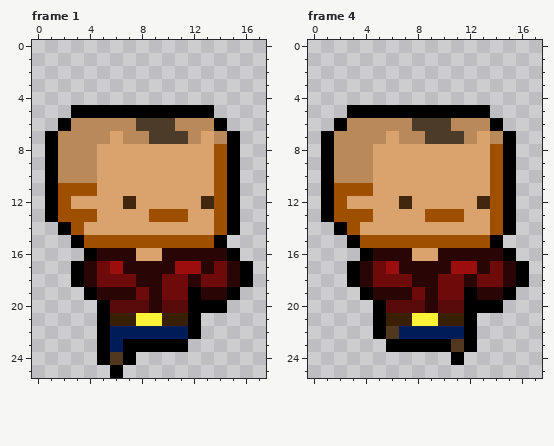
Edited in one commit: pixel-art file (project/assets/wip/player_skinhead_moving_1.ase). Above, as it was before the edit.
18x26 pixels, 6 frames. Shown: frame 1, frame 4. The commit also changed other frames, which this record leaves out.
After:
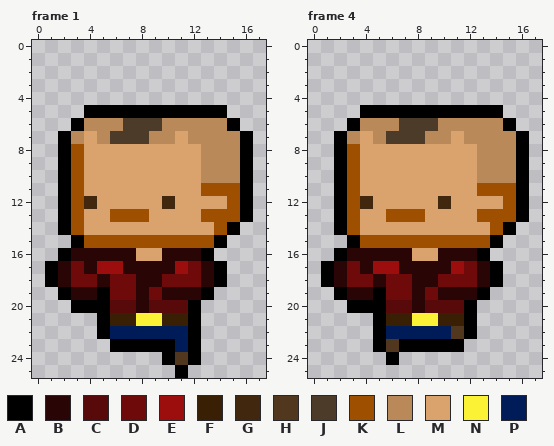
Palette (. is transparent): A #000000  B #2a0505  C #580909  D #6e0a0a  E #9c0e0e  F #392005  G #41270e  H #50371d  J #4c3b29  K #9f4f00  L #ba895a  M #daa36d  N #fbf236  P #001c58
Difference:
Frame 1:
y 5: x 3 A -> .; x 14 . -> A
y 6: x 2..3 AL -> .A; x 7 L -> J; x 10 J -> L; x 14..15 A. -> LA
y 7: x 1..2 AL -> .A; x 4 L -> M; x 6..11 MLLJJJ -> JJJLLM; x 13 M -> L; x 15..16 A. -> LA
y 8..10: x 1..4 ALLL -> .AKM; x 13..16 MKA. -> LLLA
y 11: x 1..2 AK -> .A; x 4 K -> M; x 13 M -> K; x 15..16 A. -> KA
y 12: x 1..4 AKMM -> .AKG; x 7 G -> M; x 10 M -> G; x 13..16 GKA. -> MMKA
y 13: x 1..2 AK -> .A; x 4 K -> M; x 6..11 MMMKKK -> KKKMMM; x 13 M -> K; x 15..16 A. -> KA
y 16: x 2..4 ..A -> ABB; x 13..15 BBA -> A..
y 17: x 1..3 ..A -> ABD; x 5 D -> E; x 12 E -> D; x 14..16 DBA -> A..
y 18: x 1..5 ..ABD -> ABDDB; x 12..16 BDDBA -> DBA..
y 19: x 2..15 ..ABBBDBDDABBA -> ABBADDBDBBBA..
y 20: x 3..4 .. -> AA; x 8..9 CB -> BC; x 13..14 AA -> ..
y 23: x 5..6 AP -> .A; x 11..12 A. -> PA
y 24: x 5..7 AHA -> ...; x 10..12 ... -> AHA
y 25: x 6 A -> .; x 11 . -> A
Frame 4:
y 5: x 3 A -> .; x 14 . -> A
y 6: x 2..3 AL -> .A; x 7 L -> J; x 10 J -> L; x 14..15 A. -> LA
y 7: x 1..2 AL -> .A; x 4 L -> M; x 6..11 MLLJJJ -> JJJLLM; x 13 M -> L; x 15..16 A. -> LA
y 8..10: x 1..4 ALLL -> .AKM; x 13..16 MKA. -> LLLA
y 11: x 1..2 AK -> .A; x 4 K -> M; x 13 M -> K; x 15..16 A. -> KA
y 12: x 1..4 AKMM -> .AKG; x 7 G -> M; x 10 M -> G; x 13..16 GKA. -> MMKA
y 13: x 1..2 AK -> .A; x 4 K -> M; x 6..11 MMMKKK -> KKKMMM; x 13 M -> K; x 15..16 A. -> KA
y 16: x 2..4 ..A -> ABB; x 13..15 BBA -> A..
y 17: x 1..3 ..A -> ABD; x 5 D -> E; x 12 E -> D; x 14..16 DBA -> A..
y 18: x 1..5 ..ABD -> ABDDB; x 12..16 BDDBA -> DBA..
y 19: x 2..15 ..ABBBDBDDABBA -> ABBADDBDBBBA..
y 20: x 3..4 .. -> AA; x 8..9 CB -> BC; x 13..14 AA -> ..
y 22: x 6 H -> P; x 11 P -> H
y 23: x 5..6 .A -> AH; x 11..12 HA -> A.
y 24: x 6 . -> A; x 11 A -> .
Where, in picture pixels (left, top, right, bottom), the same in both pictures:
changed: (45, 105, 253, 378)
changed: (321, 105, 529, 365)
